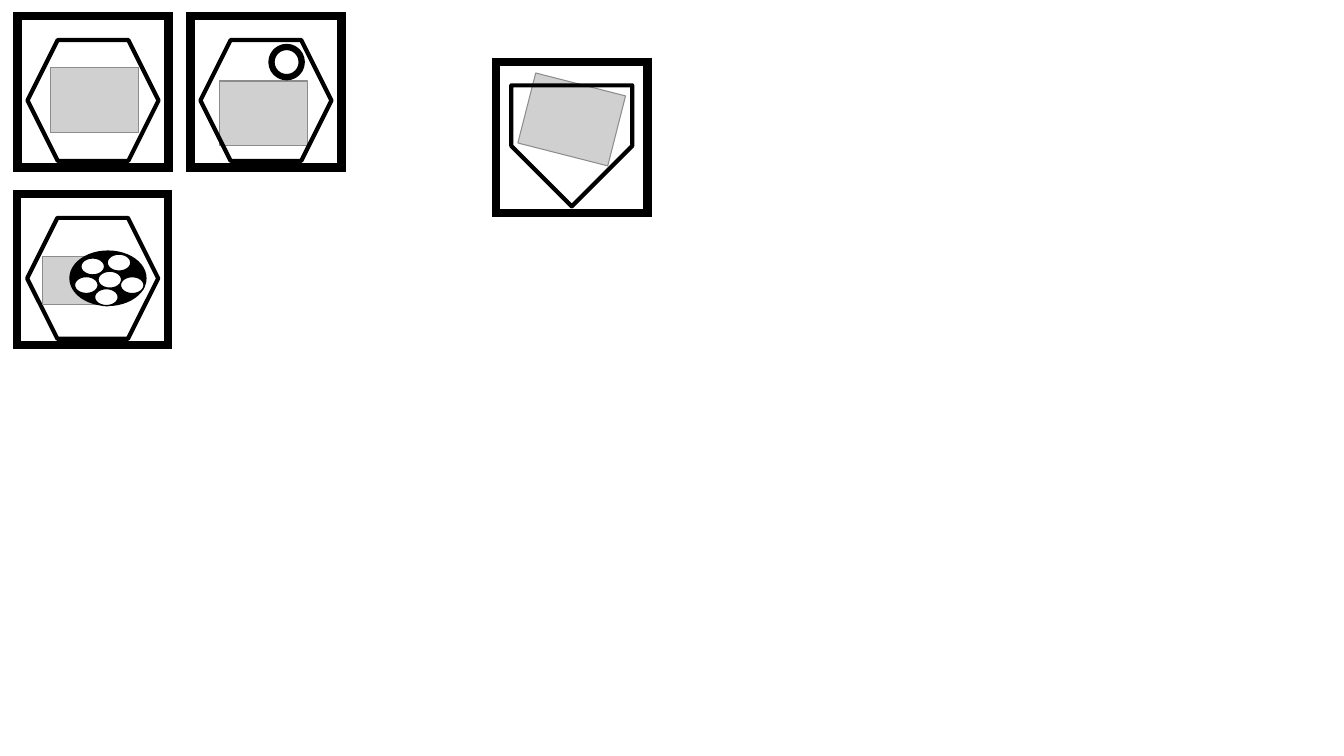
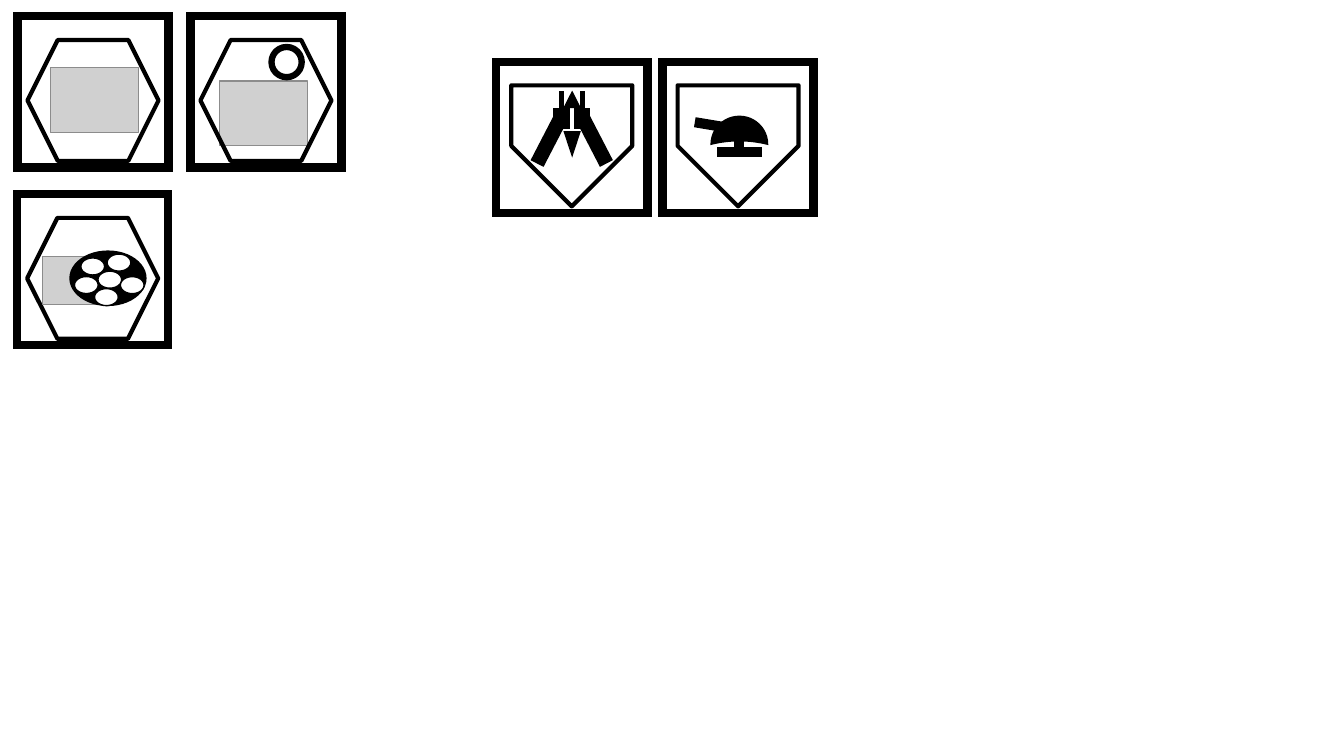
Before and after one commit to alexliuhust/JS_ChessGames, a slide deck: slide 4 of image process/drawings sifi.pptx. Drawn at 1344x756 pixels with LibreOffice and Linux fonts; fonts in the diff are those of the drawing; grey boxes stand for pictures. Boxes give left, top, right and bottom in pixels: in the first picture for what was removed or moved away, otherwise in the second. Text is boxed around its words. In the diff, an @@ line names an element or a change of style, - is before the commit and + after.

```diff
--- a/image process/drawings sifi.pptx
+++ b/image process/drawings sifi.pptx
@@ picture removed at (x1=518, y1=73, x2=626, y2=167) @@
@@ rectangle added at (x1=662, y1=63, x2=814, y2=214), outline #000000 6 pt @@
@@ pentagon arrow added at (x1=678, y1=86, x2=799, y2=207), outline #000000 3 pt @@
@@ group added at (x1=532, y1=92, x2=612, y2=166): 6 rectangles, 2 triangles @@
@@ group added at (x1=695, y1=116, x2=768, y2=157): 3 rectangles, 1 moon @@
```
Also in this commit, not shown: 1 other slide changed, 8 other files.
